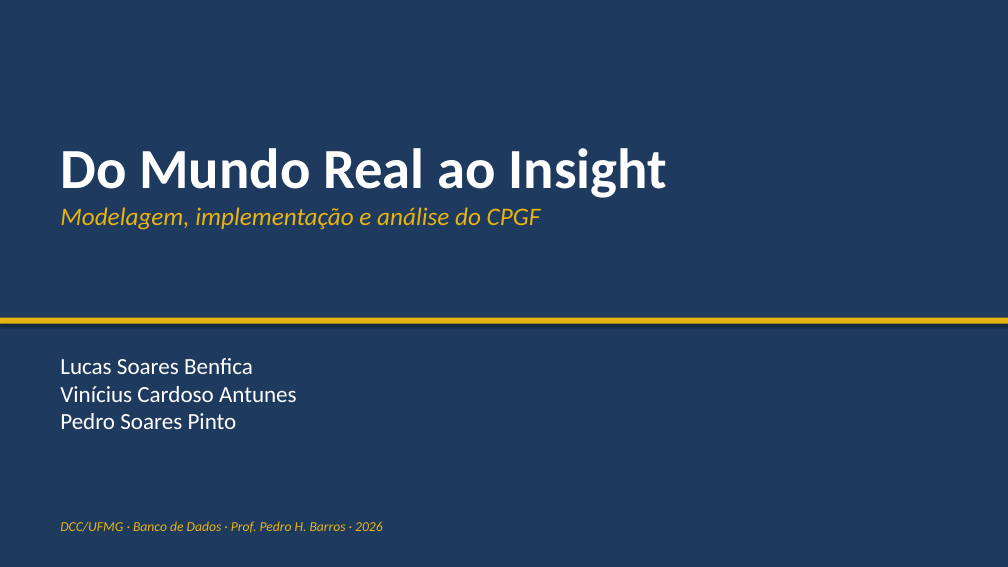
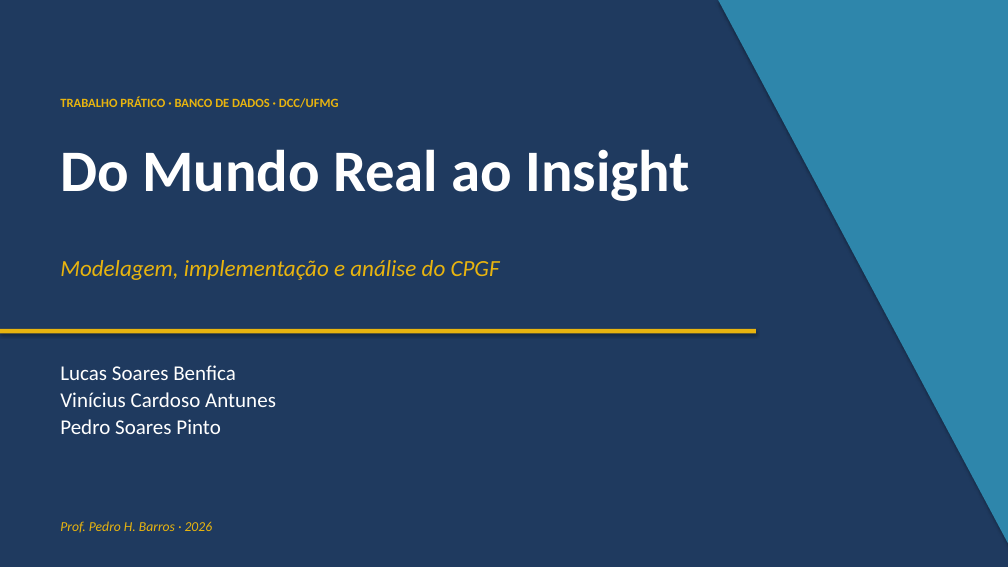
Before and after one commit to Lucas-Benfica/trabalho_BancoDeDados, a slide deck: slide 1 of slides/Apresentacao_TP_BD.pptx. Drawn at 1008x567 pixels with LibreOffice and Linux fonts; fonts in the diff are those of the drawing. Boxes give left, top, right and bottom in pixels: in the first picture for what was removed or moved away, otherwise in the second. Text is boxed around its words. In the diff, an @@ line names an element or a change of style, - is before the commit and + after.

Commit message:
slides

```diff
--- a/slides/Apresentacao_TP_BD.pptx
+++ b/slides/Apresentacao_TP_BD.pptx
@@ right triangle added at bbox=[718, 0, 1008, 567], fill #2E86AB @@
@@ text added at bbox=[60, 96, 339, 108], 12 pt, text #E8B40F, bold @@
+TRABALHO PRÁTICO · BANCO DE DADOS · DCC/UFMG
@@ text "Do Mundo Real ao Insight" at bbox=[60, 149, 690, 201]: size 54 to 56 pt @@
@@ text at bbox=[60, 207, 541, 230]: paragraph removed @@
-Modelagem, implementação e análise do CPGF
@@ text added at bbox=[60, 260, 500, 280], 22 pt, text #E8B40F, italic @@
+Modelagem, implementação e análise do CPGF
@@ rectangle: place and size @@
-rectangle at bbox=[0, 318, 1008, 324]
+rectangle at bbox=[0, 329, 756, 333]
@@ text "Lucas Soares Benfica": place and size @@
-text "Lucas Soares Benfica" at bbox=[60, 358, 297, 429]
+text "Lucas Soares Benfica" at bbox=[60, 365, 276, 434]
@@ text "Lucas Soares Benfica" at bbox=[60, 365, 276, 434]: size 22 to 20 pt; more space between paragraphs @@
@@ text at bbox=[60, 521, 213, 533]: text changed @@
-DCC/UFMG · Banco de Dados · Prof. Pedro H. Barros · 2026
+Prof. Pedro H. Barros · 2026
```
Also in this commit, not shown: 14 other slides changed, 2 slides added, 2 slides removed, 1 other file.
